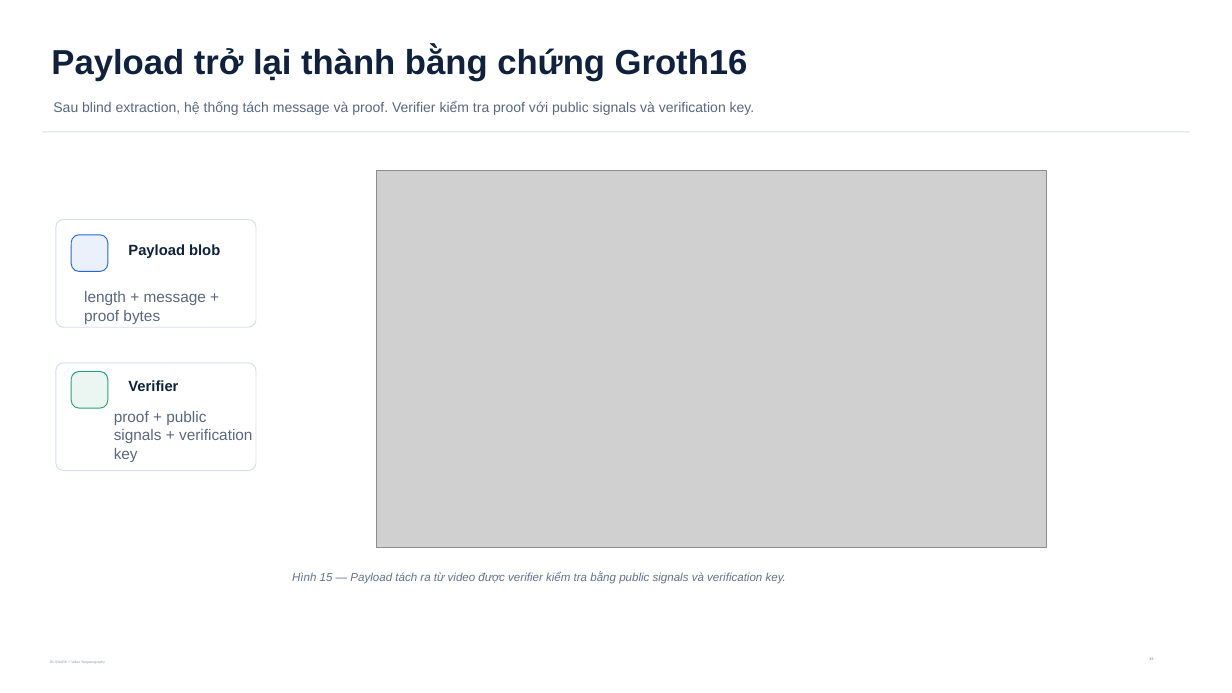
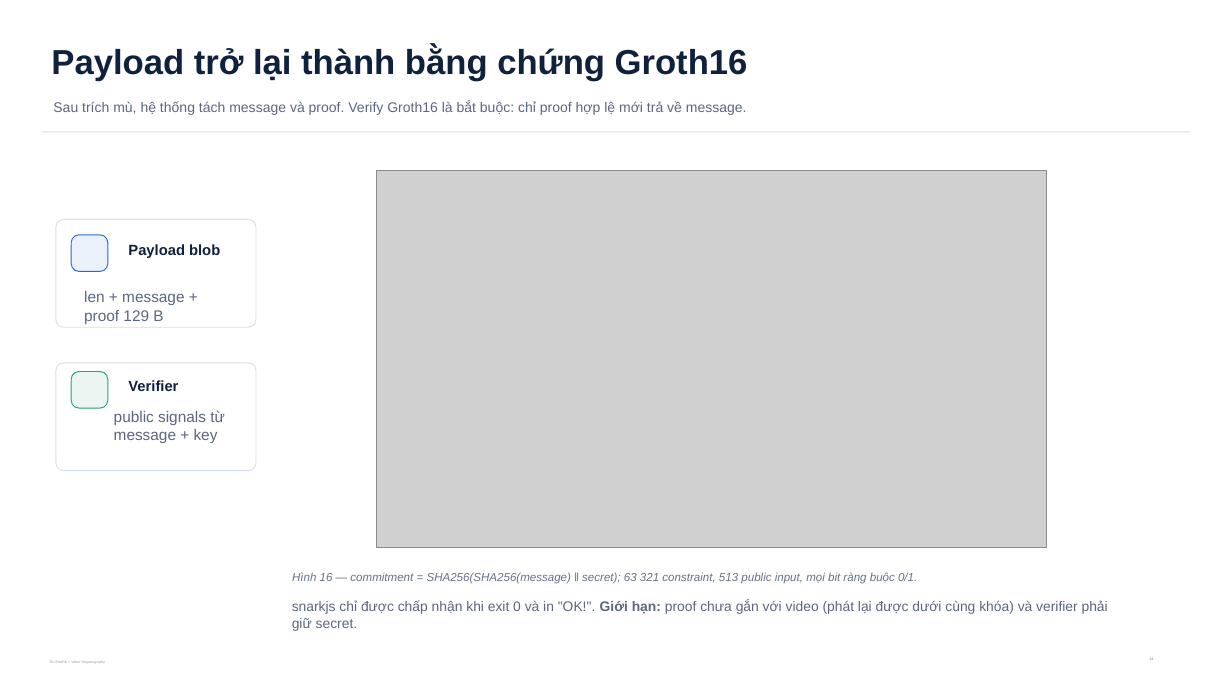
Before and after one commit to Saudadeeee/zk-snark-X-Steganography, a slide deck: slide 16 of VideoLevel/output/presentations/zkstego_computerphile_style_explainer_v24.pptx (slide 15 before the commit). Drawn at 1232x693 pixels with LibreOffice and Linux fonts; fonts in the diff are those of the drawing; grey boxes stand for pictures. Boxes give left, top, right and bottom in pixels: in the first picture for what was removed or moved away, otherwise in the second. Text is boxed around its words. In the diff, an @@ line names an element or a change of style, - is before the commit and + after.

```diff
--- a/VideoLevel/output/presentations/zkstego_computerphile_style_explainer_v24.pptx
+++ b/VideoLevel/output/presentations/zkstego_computerphile_style_explainer_v24.pptx
@@ text at <box>53,101,747,115</box>: text changed @@
-Sau blind extraction, hệ thống tách message và proof. Verifier kiểm tra proof với public signals và verification key.
+Sau trích mù, hệ thống tách message và proof. Verify Groth16 là bắt buộc: chỉ proof hợp lệ mới trả về message.
@@ text at <box>84,291,184,324</box>: text changed @@
-length + message + proof bytes
+len + message + proof 129 B
@@ text at <box>114,410,225,443</box>: text changed @@
-proof + public signals + verification key
+public signals từ message + key
@@ text at <box>292,572,917,584</box>: text changed @@
-Hình 15 — Payload tách ra từ video được verifier kiểm tra bằng public signals và verification key.
+Hình 16 — commitment = SHA256(SHA256(message) ‖ secret); 63 321 constraint, 513 public input, mọi bit ràng buộc 0/1.
@@ text added at <box>292,600,1108,631</box>, 10.8 pt, text #5A6780 @@
+snarkjs chỉ được chấp nhận khi exit 0 và in "OK!". Giới hạn: proof chưa gắn với video (phát lại được dưới cùng khóa) và verifier phải giữ secret.
```
Also in this commit, not shown: 15 other slides changed, 1 slide added, 1 other file.
